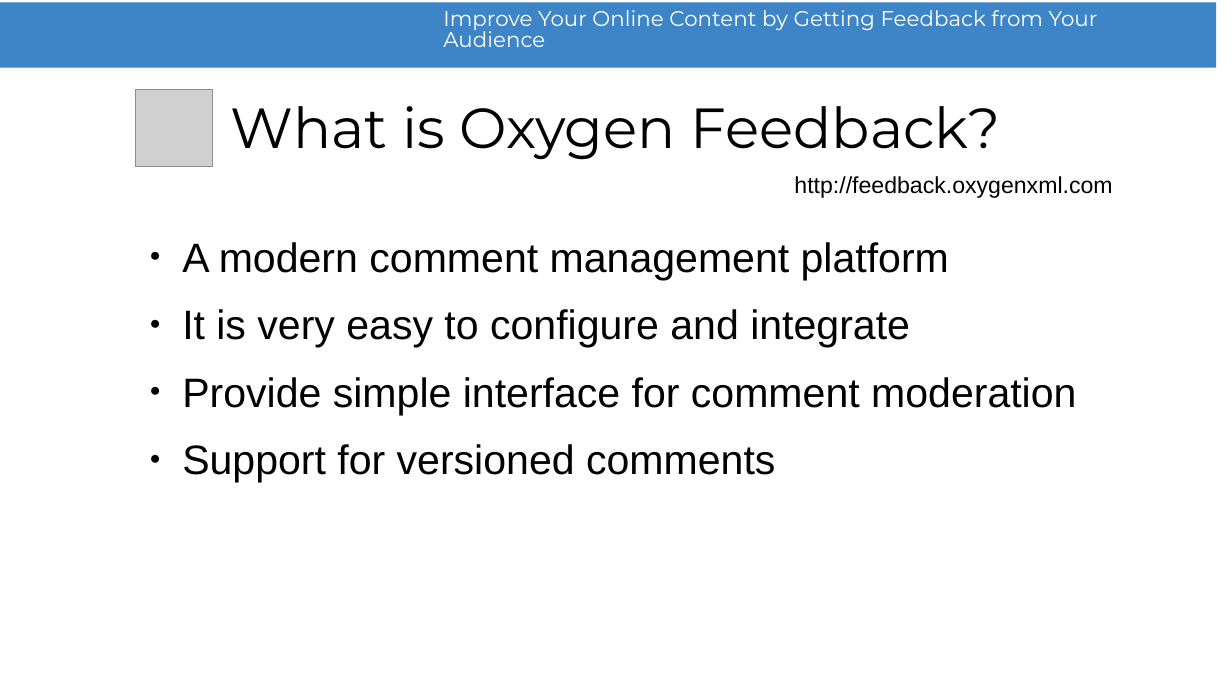
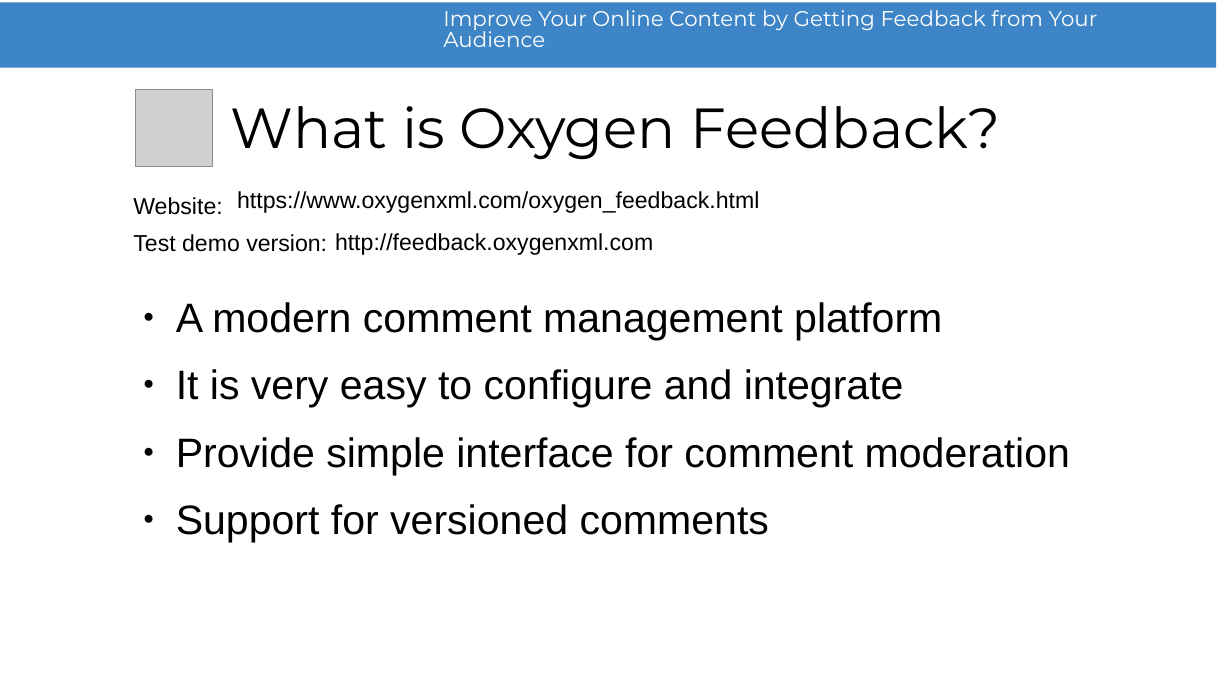
Before and after one commit to radu-pisoi/feedback-presentation, a slide deck: slide 13 of presentation/feedback-demo.odp. Drawn at 1232x693 pixels with LibreOffice and Linux fonts; fonts in the diff are those of the drawing; grey boxes stand for pictures; background and template pictures are left out. Boxes give left, top, right and bottom in pixels: in the first picture for what was removed or moved away, otherwise in the second. Text is boxed around its words. In the diff, an @@ line names an element or a change of style, - is before the commit and + after.

Commit message:
Presentation update

```diff
--- a/presentation/feedback-demo.odp
+++ b/presentation/feedback-demo.odp
@@ text added at (133,197,222,215), 18 pt, text #000000 @@
+Website:
@@ text added at (237,191,759,213), 18 pt, text #000000 @@
+https://www.oxygenxml.com/oxygen_feedback.html
@@ text added at (133,234,327,252), 18 pt, text #000000 @@
+Test demo version:
@@ text "http://feedback.oxygenxml.com": place and size @@
-text "http://feedback.oxygenxml.com" at (794,176,1112,198)
+text "http://feedback.oxygenxml.com" at (335,233,653,255)
@@ text "A modern comment management platform": place and size @@
-text "A modern comment management platform" at (182,242,1076,482)
+text "A modern comment management platform" at (176,302,1070,543)
```
Also in this commit, not shown: 1 other file.
